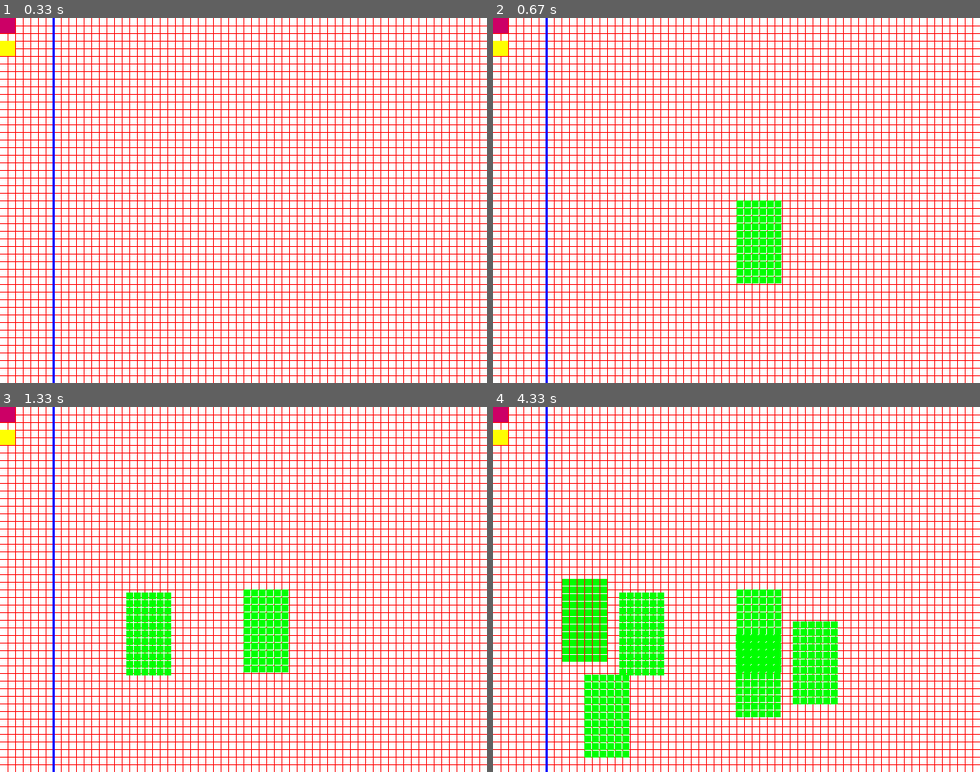
Above: before the commit, frames 1-4 (two rows, left to right).
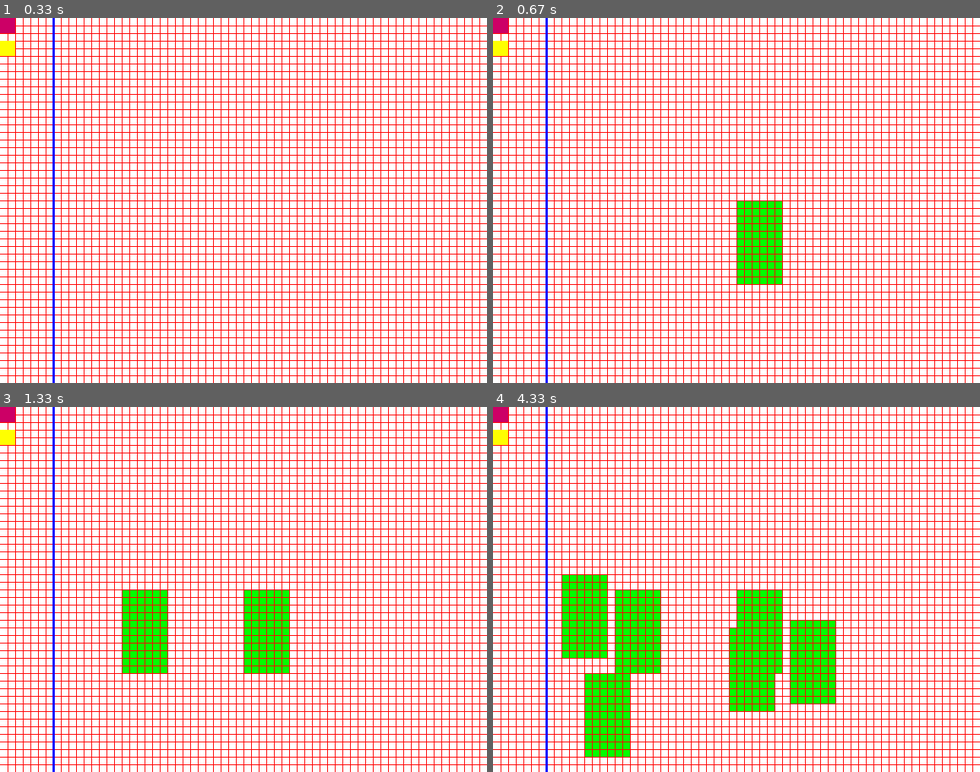
Above: after the commit, the same moments.

Repository: The-XSS-Rat/rctPySim
Game: pygame game, started from pyGame-1.py
The game is run twice, just before and just after one commit, with the same random seed, the same clock (stepped at 60 frames per second) and the same inputs.
Inputs (mouse positions are in pixels of both pictures, inside the frame that each line leads up to):
- Up to frame 1 (0.33 s): no input
- Up to frame 2 (0.67 s): click (736, 200) at 0.38 s
- Up to frame 3 (1.33 s): click (126, 593) at 0.83 s; move the mouse to (92, 673) at 1.13 s
- Up to frame 4 (4.33 s): click (585, 673) at 1.42 s; move the mouse to (794, 622) at 1.83 s; click (794, 622) at 2.18 s; move the mouse to (561, 578) at 2.67 s; click (561, 578) at 3.07 s; move the mouse to (736, 633) at 3.6 s; click (736, 633) at 4.05 s

Frame 1 is identical in both runs. In frame 2, 0.7% of the frame differs, in the area x 50-60%, y 50-73%; in frame 3, 1.7%; in frame 4, 4.5%, in the area x 14-71%, y 46-97%.

Commit message:
Migration is complete
Migrated to windows now and it works as intended at the moment. Also
added a few debugging print statements

Diff:
--- a/pyGame-1.py
+++ b/pyGame-1.py
@@ -17,6 +17,7 @@
 def makeGrid():
     for x in range(0,640,10):
         x = x + 10
+        print(x)
         pygame.draw.line(screen,(255,0,0),(x,0),(x,yres),1)
 
 
@@ -41,11 +42,13 @@
     attr1 = Attraction(currAttrWidth,currAttrHeight)
 
     h=0
-    yp = (event.pos[1]/10)*10 #1 is the y position
-    orgXP = (event.pos[0]/10)*10
+    yp = int(event.pos[1]/10)*10 + 1#1 is the y position
+    orgXP = int(event.pos[0]/10)*10
     if orgXP >= 70:
         while h <= attr1.getHeight():
-            xp = (event.pos[0]/10)*10#0 is the x position
+            xp = int(event.pos[0]/10)*10 + 1#0 is the x position
+            print("xp=" + str(xp))
+
             rectange = (xp,yp,10,10)
             w=0
             while w <= attr1.getWidth():
@@ -59,7 +62,7 @@
         if orgXP>=0 and orgXP<=20 and yp>=0 and yp<=20:
             currAttr = "Ferris-wheel"
             currAttrWidth = 2
-        currAttrHeight = 4
+            currAttrHeight = 4
 
         if orgXP>=0 and orgXP<=20 and yp>=30 and yp<=50:
             currAttr = "Haunted house"
